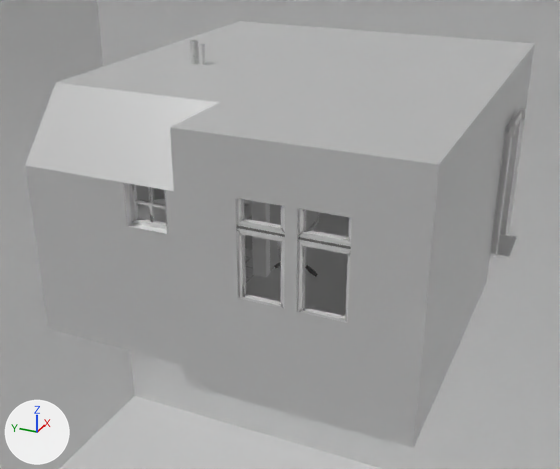
Two versions of the FBX model Assets/Models/Apartment.fbx, one commit apart.
One viewpoint serves both versions: a 50 mm lens placed at (-9.08, -0.18, 5.27), pointed at (0.47, 4.12, 0.5). The axes (+X, +Y, +Z) are drawn at lower left. The lights are the same throughout. Where no turn or scale is listed for an object, it has been applied to the vertices. Vertices at the same position are counted once.

Script lines for the objects in view, before the commit:
```python
me_plane_009 = bpy.data.meshes.new('Plane.009')
me_plane_009.from_pydata(...)  # 406 vertices, 379 faces; spans x -2.19..4.16, y 1.02..6.67, z 0.0..2.56
# faces by material slot: [49, 274, 39, 17]
me_plane_009.materials.append(mat_env_floor)  # its picture is missing
me_plane_009.materials.append(mat_env_wall)  # picture img_wall_png
me_plane_009.materials.append(mat_env_ceiling01)  # its picture is missing
me_plane_009.materials.append(mat_env_bathroomtilefloor)  # picture img_env_bathroomtilefloor_png
me_plane_012 = bpy.data.meshes.new('Plane.012')
me_plane_012.from_pydata(...)  # 131 vertices, 114 faces; spans x -6.48..0.0, y 0.0..5.37, z -0.46..2.87
me_plane_012.materials.append(mat_unlit)  # white #e7e7e7
me_plane_016 = bpy.data.meshes.new('Plane.016')
me_plane_016.from_pydata(...)  # 68 vertices, 46 faces; spans x -0.51..0.51, y -0.15..0.15, z -0.02..2.06
me_plane_016.materials.append(mat_env_crownmolding)  # its picture is missing
ob_env_doorframe = bpy.data.objects.new('env_DoorFrame', me_plane_016)
ob_env_doorframe.location = (2.56, 1.31, 0.02)
ob_env_walls = bpy.data.objects.new('env_Walls', me_plane_009)
ob_env_walls.location = (0.0, 0.0, 0.0)
ob_util_sunblock = bpy.data.objects.new('Util_SunBlock', me_plane_012)
ob_util_sunblock.location = (4.29, 1.3, -0.03)
# also in view: 'env_LivingRoomWindow.001' at (-2.11, 2.43, 1.56); 'env_BathroomWindow' at (-1.68, 4.88, 1.66); 'Util_Skybox' at (0.0, 0.0, 0.0); 'env_LivingRoomWindow.000' at (-2.11, 3.15, 1.56); 'env_DoorFrame.001' at (-0.37, 4.24, 1.04)
```
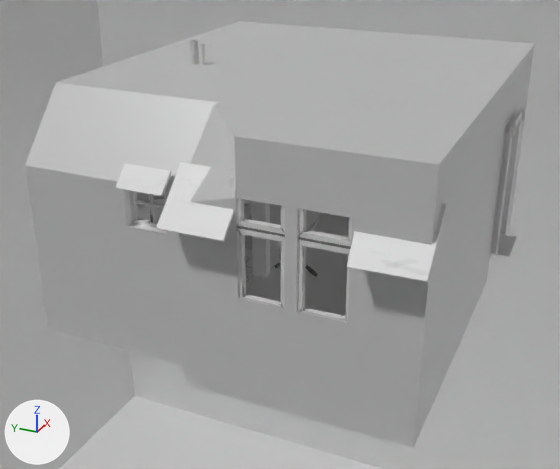
Where the newer file only moved an object's origin or applied its transform, the numbers keep the older frame.

Changed parts and their boxes (x1, y1, x2, y2) in the pictures (560 x 469 px; the box of a moved part takes in the faces that stretch with it):
'env_Walls', reshaped: before (124, 113, 517, 316); after (115, 113, 517, 316)
part 1 of me_plane_012, moved or reshaped: before (170, 103, 277, 264); after (176, 103, 277, 264)
part 2 of me_plane_012, shading changed: (25, 21, 535, 448) in both
part 3 of me_plane_009, added: after (115, 162, 447, 282)

The change in detail:
me_plane_009 is used by ob_env_walls; location (0.0, 0.0, 0.0).
me_plane_009 had 406 vertices, 379 faces and spanned x -2.19..4.16, y 1.02..6.67, z 0.0..2.56.
me_plane_009 now has 436 vertices, 400 faces and spans x -2.46..4.16, y 1.02..6.67, z 0.0..2.56.
Part 3, on me_plane_009:
30 vertices are added at x -2.46..-1.73, y 1.25..5.16, z 1.72..2.34.
21 new faces join them, mat_env_wall (picture img_wall_png).
me_plane_012 has 131 vertices, 114 faces and spans x -6.48..0.0, y 0.0..5.37, z -0.46..2.87.
me_plane_012 is used by ob_util_sunblock; location (4.29, 1.3, -0.03).
Part 1, on me_plane_012:
Vertex 12 of me_plane_012 moves from (-6.48, 2.93, 2.87) at pixel (169, 127) to (-5.51, 2.93, 2.87) at pixel (213, 105).
Vertex 14 of me_plane_012 moves from (-6.48, 2.93, 2.19) at pixel (173, 187) to (-6.48, 2.93, 1.99).
me_plane_012 part 2: edges marked sharp go from 48 to 50.
